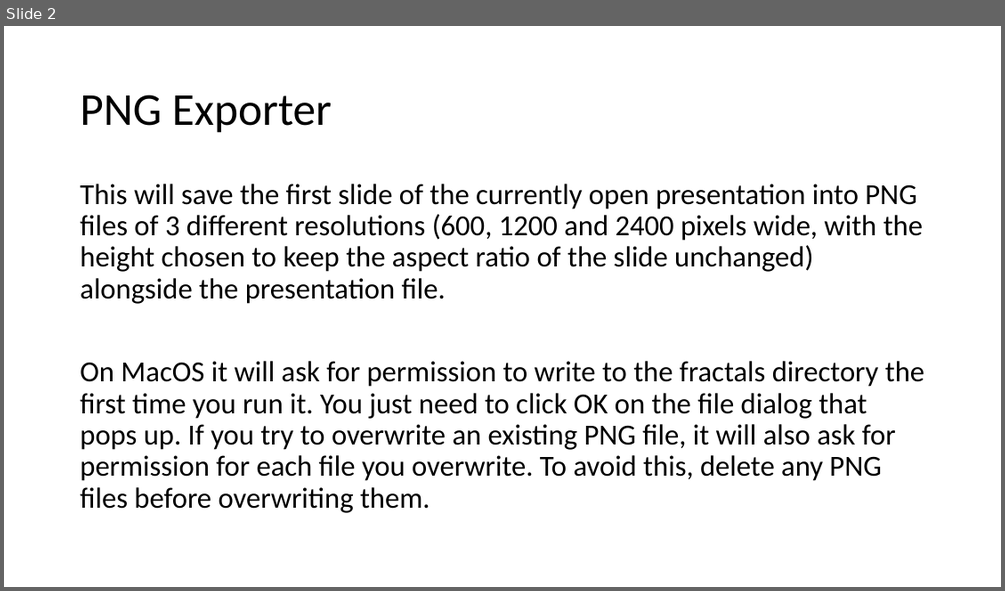
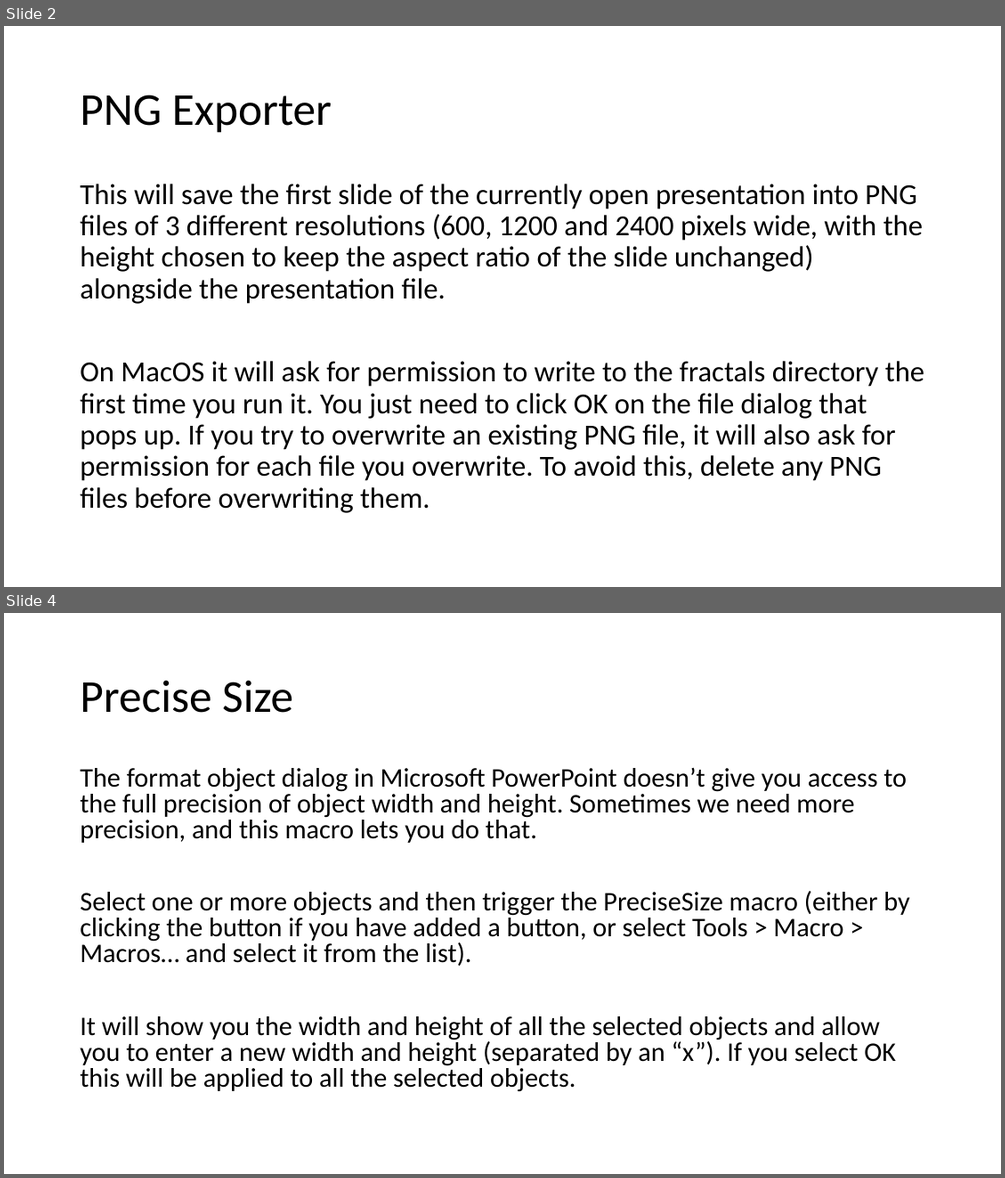
Before and after one commit to emlyn/PowerPointFractals, a slide deck: scripts/Utils.pptm. Shown one above the other, each under a label of ours: slide 2 before the commit, slides 2 and 4 after it; the slides between them are not shown. The pictures are 1005x591 and 1005x1178 pixels, drawn with LibreOffice and Linux fonts; fonts in the diff are those of the drawing. Boxes give left, top, right and bottom in pixels: in the first picture for what was removed or moved away, otherwise in the second. Text is boxed around its words. In the diff, an @@ line names an element or a change of style, - is before the commit and + after.

Commit message:
Add precise size macro

```diff
--- a/scripts/Utils.pptm
+++ b/scripts/Utils.pptm
@@ slide 4 added at (4,613,1001,1174), background #FFFFFF @@
@@ title added at (80,680,293,713), 44 pt, text #000000 @@
+Precise Size
@@ text added at (80,768,909,1091), 25.9 pt, text #000000 @@
+The format object dialog in Microsoft PowerPoint doesn’t give you access to the full precision of object width and height. Sometimes we need more precision, and this macro lets you do that.
+Select one or more objects and then trigger the PreciseSize macro (either by clicking the button if you have added a button, or select Tools > Macro > Macros… and select it from the list).
+It will show you the width and height of all the selected objects and allow you to enter a new width and height (separated by an “x”). If you select OK this will be applied to all the selected objects.
```
Also in this commit, not shown: 1 slide changed, 1 other slide added, 1 slide removed, 1 other file.
